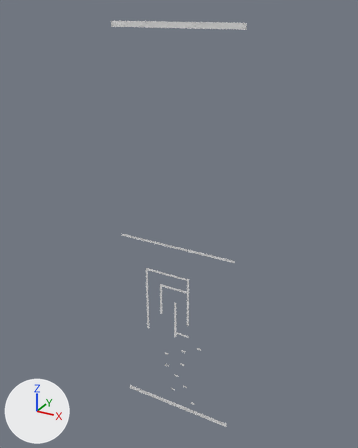
A saved change to the OBJ model Assets/Tiled2Unity/Meshes/level3-2 template.obj.
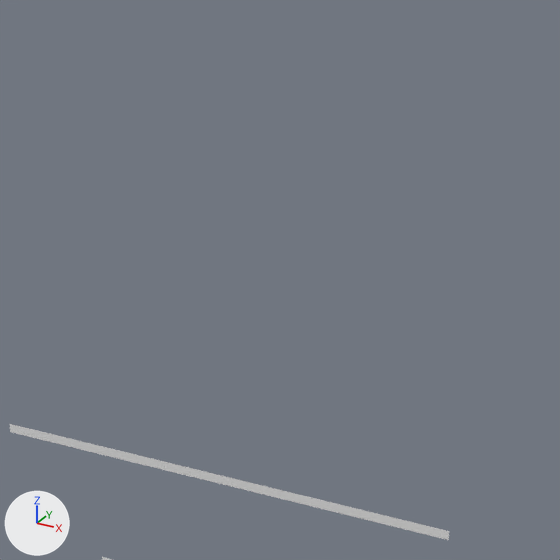
Each version appears first whole from a 50 mm lens placed at (48.1, -125.6, 3.8), pointed at (-22.7, 3.2, -60.6), and next in a close-up on the part from 33% to 74% of the width and 28% to 60% of the height. The lights are fixed; the arrows at lower left show +X, +Y and +Z. Where no turn or scale is listed for an object, it has been applied to the vertices.

Before the edit, the objects in view are built like this:
```python
me_level3_2_template = bpy.data.meshes.new('level3-2 template')
me_level3_2_template.from_pydata(...)  # 332 vertices, 149 faces; spans x -43.2..-1.6, y 0.0, z -134.4..0.0
ob_level3_2_template = bpy.data.objects.new('level3-2 template', me_level3_2_template)
ob_level3_2_template.location = (0.0, 0.0, 0.0)
```
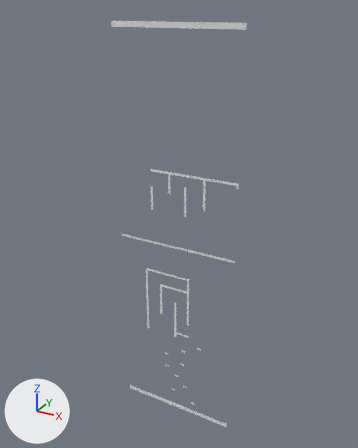
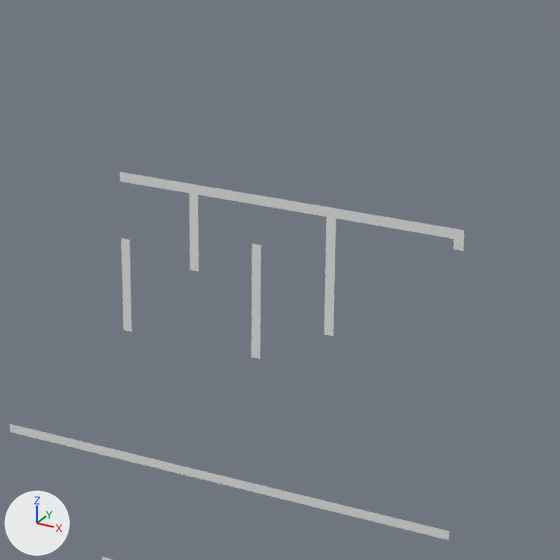
Commit message: level 3-2 progress

Location of each change, [x1, y1, x2, y2] in pixels of the close-ups (560 x 560 px):
'level3-2 template', reshaped: before [10, 424, 449, 560]; after [10, 172, 464, 560]
part 1 of me_level3_2_template, added: after [120, 172, 464, 336]
part 2 of me_level3_2_template, added: after [251, 243, 261, 359]
part 3 of me_level3_2_template, added: after [121, 238, 132, 332]

Edits to the bpy script that builds the scene:
```text
Change me_level3_2_template:
    used by ob_level3_2_template; location = (0.0, 0.0, 0.0)
    verts and faces of me_level3_2_template; kept vertices keep their numbers, new ones are numbered from 332
    remove me_level3_2_template.from_pydata(...)  # 332 vertices, 149 faces; spans x -43.2..-1.6, y 0.0, z -134.4..0.0
    add me_level3_2_template.from_pydata(...)  # 421 vertices, 189 faces; spans x -43.2..-1.6, y 0.0, z -134.4..0.0
    me_level3_2_template part 1: a new loose piece of 63 vertices spanning x -31.2..-1.6, y 0.0, z -52.8..-42.4
    me_level3_2_template part 2: a new loose piece of 14 vertices spanning x -19.2..-18.4, y 0.0, z -56.0..-46.4
    me_level3_2_template part 3
    add verts[332] = (-31.2, 0.0, -49.6)  # pixel (121, 256)
    add verts[333] = (-31.2, 0.0, -48.0)  # pixel (121, 238)
    add verts[334] = (-31.2, 0.0, -51.2)  # pixel (122, 275)
    add verts[335] = (-31.2, 0.0, -52.8)  # pixel (122, 293)
    add verts[336] = (-31.2, 0.0, -54.4)  # pixel (123, 311)
    add verts[337] = (-31.2, 0.0, -56.0)  # pixel (123, 329)
    add for new, old in zip([*range(338, 344)], [*range(332, 338)]): verts[new] = verts[old] + (0.8, 0.0, 0.0)
    add faces += [(332, 333, 339, 338), (332, 338, 340, 334), (334, 340, 341, 335), (335, 341, 342, 336), (336, 342, 343, 337)]
```
